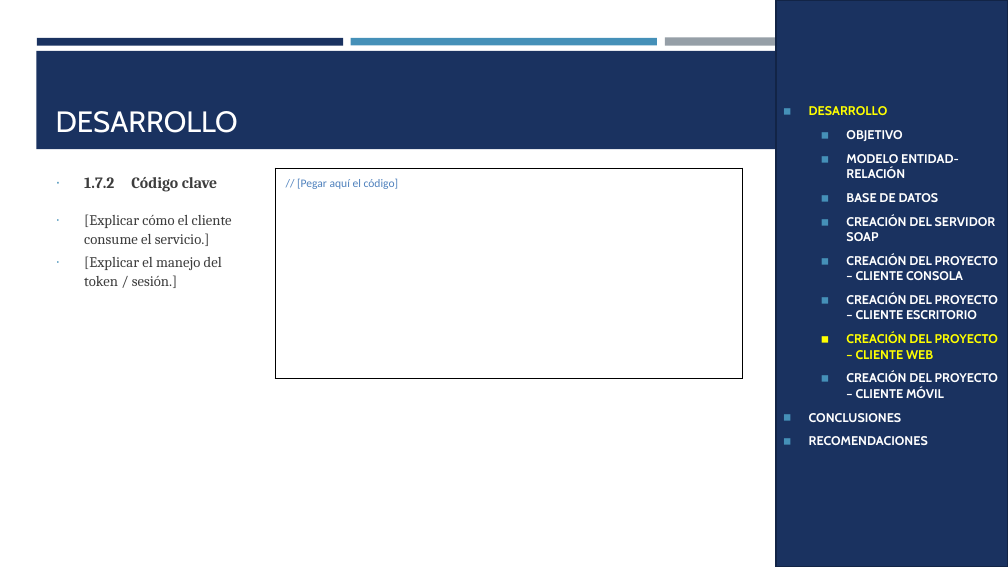
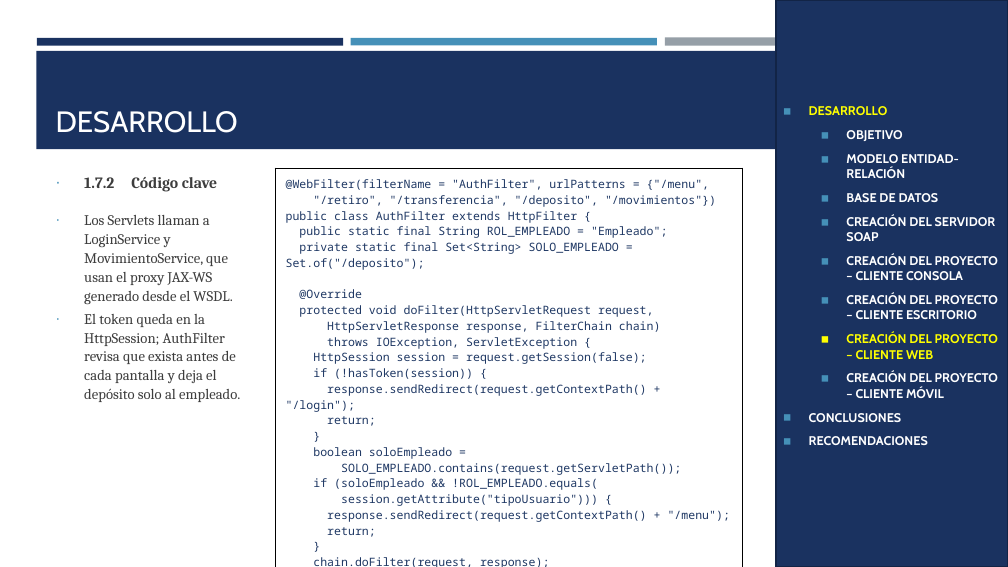
Before and after one commit to IMarcusDev/TI.1.1.-PAO202651_SOAP_JAVA_CONBDD_NRC36883_GR04, a slide deck: slide 24 of 05. DOCUMENTACION/PRESENTACION TI.1.1. SOAP con BDD en JAVA GR4.pptx (slide 22 before the commit). Drawn at 1008x567 pixels with LibreOffice and Linux fonts; fonts in the diff are those of the drawing. Boxes give left, top, right and bottom in pixels: in the first picture for what was removed or moved away, otherwise in the second. Text is boxed around its words. In the diff, an @@ line names an element or a change of style, - is before the commit and + after.

```diff
--- a/05. DOCUMENTACION/PRESENTACION TI.1.1. SOAP con BDD en JAVA GR4.pptx
+++ b/05. DOCUMENTACION/PRESENTACION TI.1.1. SOAP con BDD en JAVA GR4.pptx
@@ table at box(275, 168, 743, 567) @@
@@ row 1, column 1: "// [Pegar aquí el código]" to "@WebFilter(filterName = "AuthFilter", urlPatterns = {"/menu", / "/retiro", "/transferencia", "/deposito", "/movimientos"}) / public class AuthFilter extends HttpFilter { / public static final String ROL_EMPLEADO = "Empleado"; / private static final Set<String> SOLO_EMPLEADO = Set.of("/deposito"); / @Override / protected void doFilter(HttpServletRequest request, / HttpServletResponse response, FilterChain chain) / throws IOException, ServletException { / HttpSession session = request.getSession(false); / if (!hasToken(session)) { / response.sendRedirect(request.getContextPath() + "/login"); / return; / } / boolean soloEmpleado = / SOLO_EMPLEADO.contains(request.getServletPath()); / if (soloEmpleado && !ROL_EMPLEADO.equals( / session.getAttribute("tipoUsuario"))) { / response.sendRedirect(request.getContextPath() + "/menu"); / return; / } / chain.doFilter(request, response); / } / }" @@
@@ text at box(84, 215, 240, 402): text changed @@
-∙ [Explicar cómo el cliente consume el servicio.]
-∙ [Explicar el manejo del token / sesión.]
+∙ Los Servlets llaman a LoginService y MovimientoService, que usan el proxy JAX-WS generado desde el WSDL.
+∙ El token queda en la HttpSession; AuthFilter revisa que exista antes de cada pantalla y deja el depósito solo al empleado.
```
Also in this commit, not shown: 19 other slides changed, 4 slides added.
